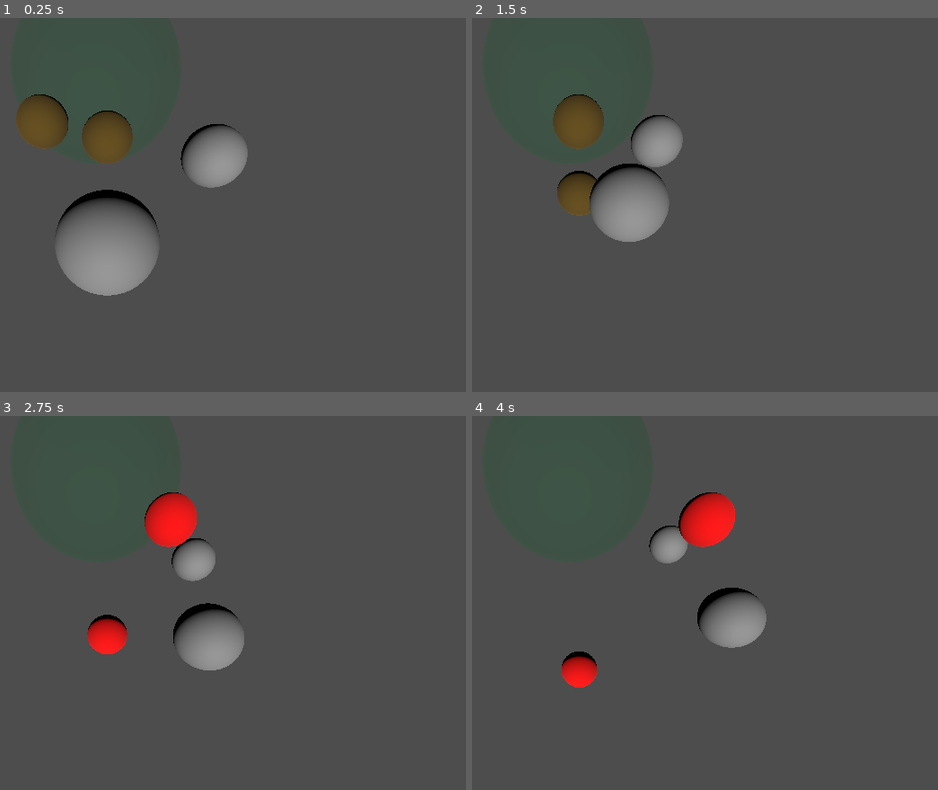
Above: before the commit, frames 1-4 (two rows, left to right).
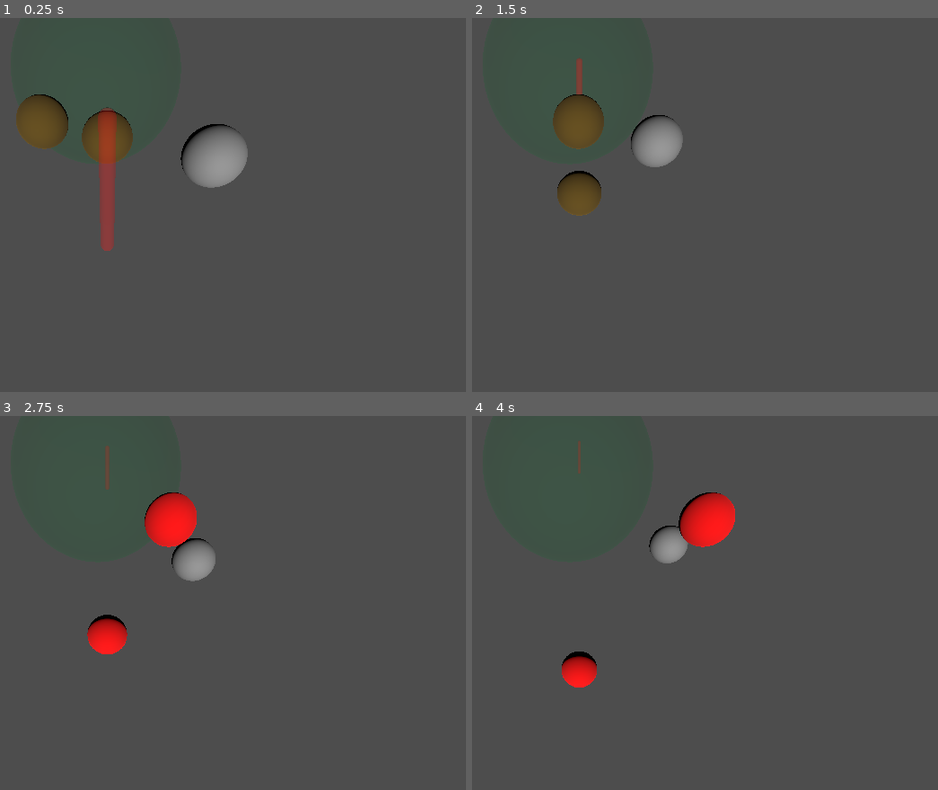
Above: after the commit, the same moments.

Repository: tmrupp/LD59
Game: Godot game, scene res://Scenes/tom.tscn
Two runs of this game, one before a commit and one after it. Both use one fixed random seed, a clock stepped at 60 frames per second and the inputs below.
Inputs (mouse positions are in pixels of both pictures, inside the frame that each line leads up to):
- Up to frame 1 (0.25 s): no input
- Up to frame 2 (1.5 s): tap Enter at 0.5 s; move the mouse to (737, 201) at 0.52 s; hold D 0.53-1.28 s; tap Space at 0.6, 0.77, 1.07, 1.35 s; move the mouse to (outside the picture) at 1.27 s; hold S from 1.28 s (still down)
- Up to frame 3 (2.75 s): tap Space at 1.52, 1.82, 2.1 s; move the mouse to (177, 528) at 2.02 s; release S at 2.03 s; hold D from 2.03 s (still down)
- Up to frame 4 (4 s): move the mouse to (541, 700) at 2.77 s; release D at 2.78 s; hold W 2.78-3.53 s; tap Space at 2.85, 3.02, 3.32, 3.6, 3.77 s; move the mouse to (793, 677) at 3.52 s; hold A from 3.53 s (still down)

The runs differ from the first frame. In frame 1, 4.9% of the frame differs, in the area x 11-35%, y 23-75%; in frame 2, 2.5%; in frame 3, 1.8%; in frame 4, 1.5%.

Commit message:
Add laser functionality and update asteroid scene references

Diff:
--- a/Scenes/asteroid.tscn
+++ b/Scenes/asteroid.tscn
@@ -1,6 +1,6 @@
-[gd_scene format=3 uid="uid://bn1i5loaemqsd"]
+[gd_scene format=3 uid="uid://c0otna6ujbk57"]
 
-[ext_resource type="Script" path="res://asteroid.gd" id="1_0tomg"]
+[ext_resource type="Script" uid="uid://dgyoiv2wukaxw" path="res://Scripts/asteroid.gd" id="1_akfqu"]
 
 [sub_resource type="StandardMaterial3D" id="StandardMaterial3D_85xcm"]
 albedo_color = Color(0.38629052, 0.2949082, 0.08428394, 1)
@@ -11,12 +11,12 @@
 [sub_resource type="SphereShape3D" id="SphereShape3D_ugvm7"]
 
 [node name="Asteroid" type="Node3D" unique_id=129984092]
-script = ExtResource("1_0tomg")
+script = ExtResource("1_akfqu")
 
 [node name="MeshInstance3D" type="MeshInstance3D" parent="." unique_id=99898225]
 mesh = SubResource("SphereMesh_joe6r")
 
-[node name="StaticBody3D" type="StaticBody3D" parent="." unique_id=454952765]
+[node name="StaticBody3D" type="StaticBody3D" parent="." unique_id=454952765 groups=["obstacles"]]
 
 [node name="CollisionShape3D" type="CollisionShape3D" parent="StaticBody3D" unique_id=547758994]
 shape = SubResource("SphereShape3D_ugvm7")
--- a/Scenes/tom.tscn
+++ b/Scenes/tom.tscn
@@ -2,6 +2,7 @@
 
 [ext_resource type="PackedScene" uid="uid://de42481q0cwhl" path="res://scenes/ship.tscn" id="1_ugvm7"]
 [ext_resource type="Script" uid="uid://dgyoiv2wukaxw" path="res://Scripts/asteroid.gd" id="2_85xcm"]
+[ext_resource type="Script" uid="uid://bcypj81eiclcr" path="res://Scripts/laser.gd" id="3_7m3ry"]
 
 [sub_resource type="StandardMaterial3D" id="StandardMaterial3D_85xcm"]
 albedo_color = Color(0.38629052, 0.2949082, 0.08428394, 1)
@@ -17,6 +18,17 @@
 
 [sub_resource type="SphereMesh" id="SphereMesh_7m3ry"]
 material = SubResource("StandardMaterial3D_8alpp")
+
+[sub_resource type="StandardMaterial3D" id="StandardMaterial3D_jvnnc"]
+transparency = 1
+albedo_color = Color(1, 0, 0, 0.34509805)
+
+[sub_resource type="CapsuleMesh" id="CapsuleMesh_c4141"]
+material = SubResource("StandardMaterial3D_jvnnc")
+radius = 0.1
+
+[sub_resource type="CapsuleShape3D" id="CapsuleShape3D_ek7iq"]
+radius = 0.1
 
 [node name="Main" type="Node3D" unique_id=1987251493]
 
@@ -86,3 +98,15 @@
 
 [node name="CollisionShape3D" type="CollisionShape3D" parent="Goal/Area3D" unique_id=1790455981]
 shape = SubResource("SphereShape3D_ugvm7")
+
+[node name="Laser" type="Node3D" parent="." unique_id=951568133]
+script = ExtResource("3_7m3ry")
+
+[node name="MeshInstance3D" type="MeshInstance3D" parent="Laser" unique_id=341635596]
+transform = Transform3D(1.0000001, 0, 0, 0, 1.0000001, 0, 0, 0, 1.0000001, 0, 0, 0)
+mesh = SubResource("CapsuleMesh_c4141")
+
+[node name="Area3D" type="Area3D" parent="Laser" unique_id=1654634064 groups=["goal"]]
+
+[node name="CollisionShape3D" type="CollisionShape3D" parent="Laser/Area3D" unique_id=1174715515]
+shape = SubResource("CapsuleShape3D_ek7iq")
--- /dev/null
+++ b/Scripts/laser.gd
@@ -0,0 +1,15 @@
+extends Node3D
+
+@export var velocity = 5
+
+# Called every frame. 'delta' is the elapsed time since the previous frame.
+func _process(delta: float) -> void:
+	position += -transform.basis.z * velocity * delta
+
+func _on_body_entered(body: Node) -> void:
+	if body.is_in_group("obstacle"):
+		queue_free()
+
+func _on_area_entered(area: Area3D) -> void:
+	if area.is_in_group("obstacle"):
+		queue_free()
--- a/scripts/ship.gd
+++ b/scripts/ship.gd
@@ -46,6 +46,11 @@
 				turn(Vector3.UP)
 			KEY_D:
 				turn(Vector3.DOWN)
+			KEY_SPACE:
+				shoot()
+
+func shoot():
+	print("shooting!")
 
 func _on_body_entered(body: Node) -> void:
 	if body.is_in_group("obstacle"):
@@ -64,4 +69,3 @@
 # v should be Vector3.UP, DOWN, LEFT, RIGHT
 func turn(v: Vector3):
 	rotate_object_local(v, deg_to_rad(45))
-	print("turing")
Not shown, added: Scripts/laser.gd.uid
